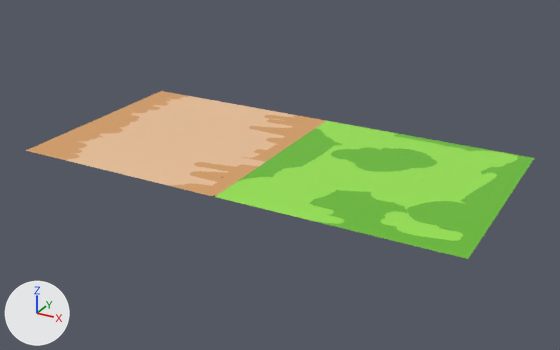
The Blender file gmtk-jammin/Assets/Art/gridmap.blend as it was, and as the next commit left it.
Before and after are seen from a camera (50 mm lens) standing at (2.07, -5.53, 2.57) and looking at (-0.94, -0.05, -0.17). The axes (+X, +Y, +Z) are drawn at lower left. The lights are the same throughout. The first picture is the older version.
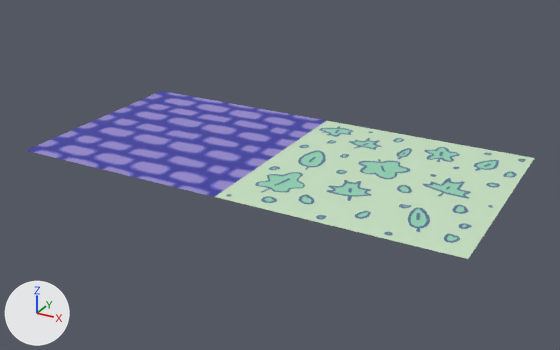
Commit message: gridmap fixes

Boxes [x1, y1, x2, y2] around the edits, measured in the pictures (560 x 350 px):
'Cube', surface changed (green to white): [215, 121, 534, 259] in both
'Cube.001', surface changed (beige to blue): [26, 91, 326, 197] in both

The change, as a list of edits to the scene's bpy script:
```text
Add img_pathtexture_png:
    img_pathtexture_png = load_image('pathTexture.png', 'pathTexture.png', 400, 400, 'sRGB')
Add img_groundtexture_png:
    img_groundtexture_png = load_image('groundTexture.png', 'groundTexture.png', 400, 400, 'sRGB')
Change mat_material_001:
    mat_material_001.texture: img_grass_png -> img_groundtexture_png
Change mat_material_002:
    mat_material_002.texture: img_path_png -> img_pathtexture_png
```
